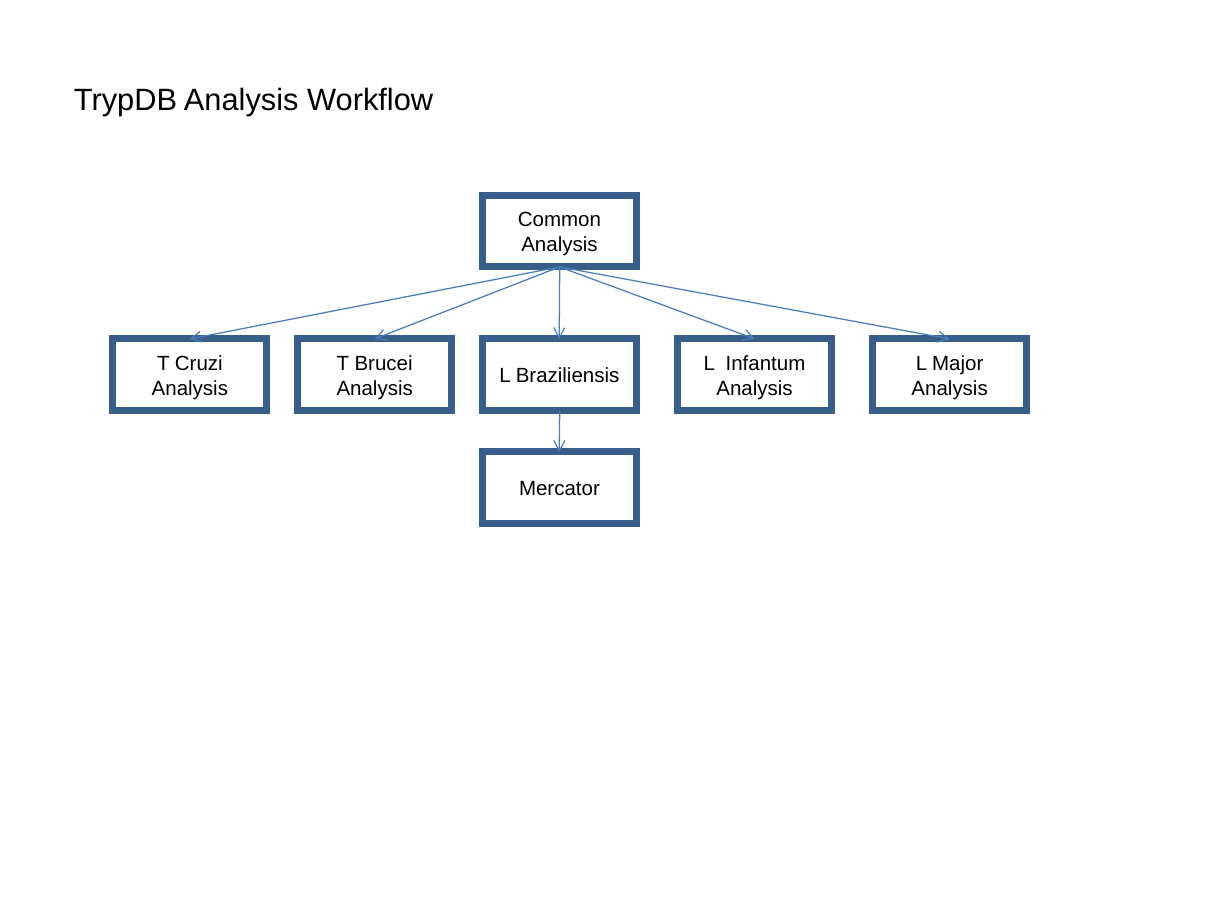
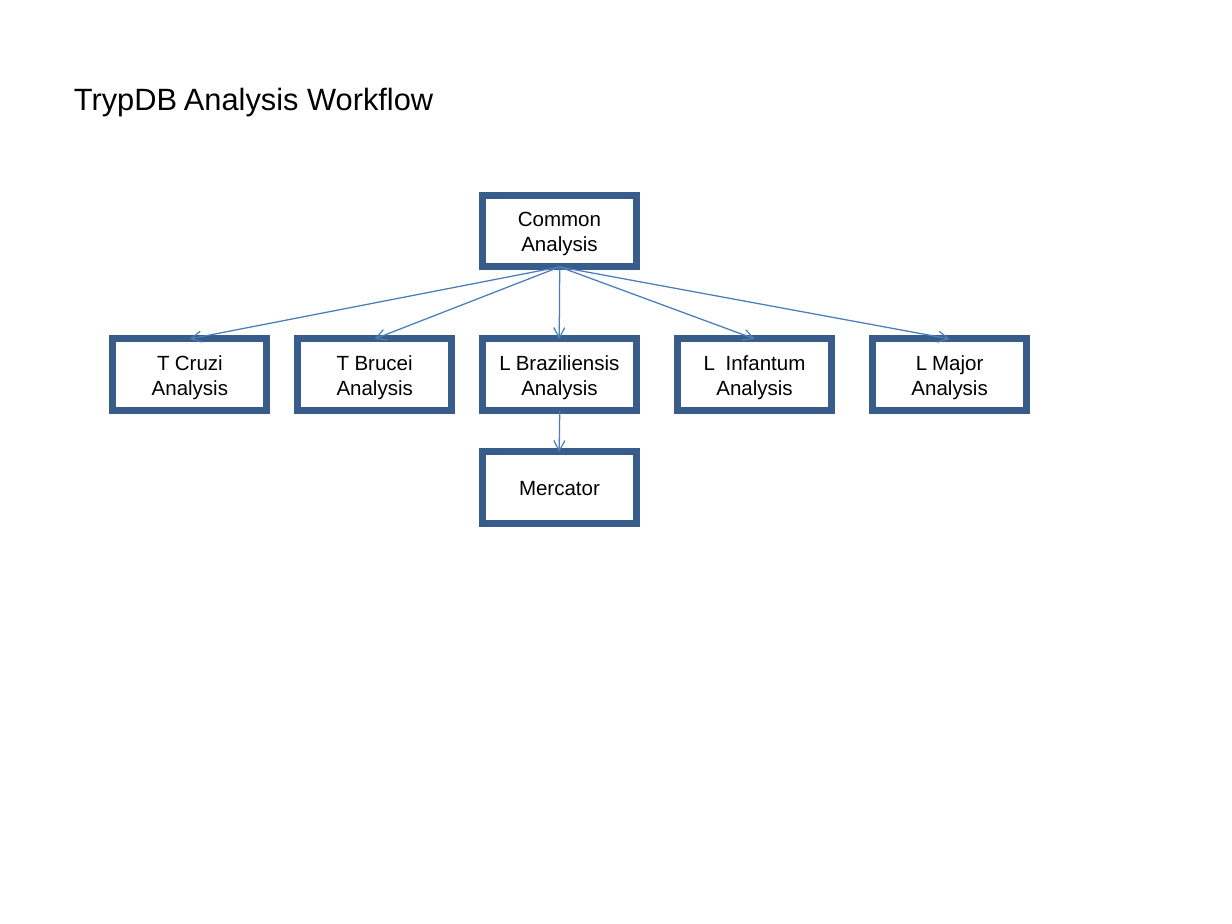
Before and after one commit to VEuPathDB/ApiCommonData, a slide deck: slide 1 of Load/doc/workflow/AnalysisWorkflow.ppt. Drawn at 1232x924 pixels with LibreOffice and Linux fonts; fonts in the diff are those of the drawing. Boxes give left, top, right and bottom in pixels: in the first picture for what was removed or moved away, otherwise in the second. Text is boxed around its words. In the diff, an @@ line names an element or a change of style, - is before the commit and + after.

```diff
--- a/Load/doc/workflow/AnalysisWorkflow.ppt
+++ b/Load/doc/workflow/AnalysisWorkflow.ppt
@@ text in rectangle at <box>521,380,597,400</box>: paragraph added @@
+Analysis
```
Also in this commit, not shown: 4 other slides changed, 1 slide added.
